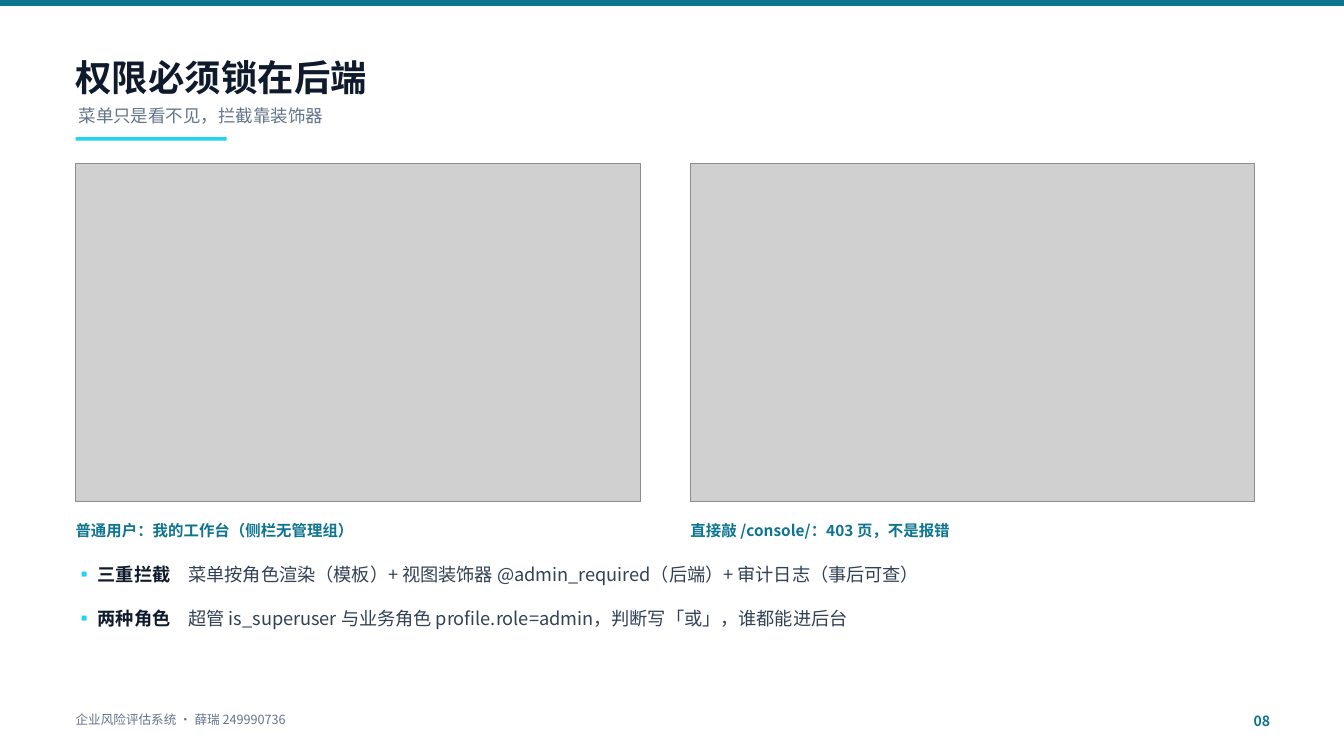
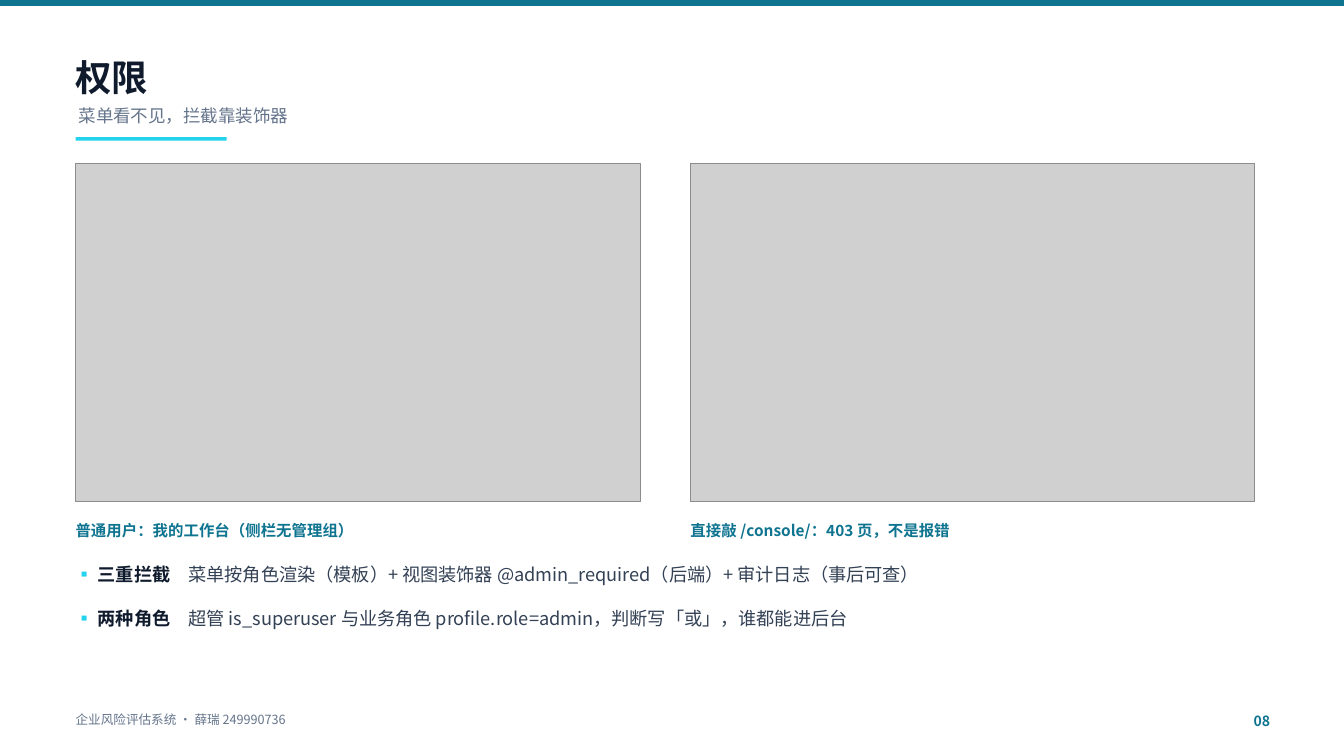
Before and after one commit to pythonlearnerX/enterprise-risk-assessment, a slide deck: slide 8 of 课次/项目17-答辩PPT/企业风险评估系统-答辩汇报-v3.pptx. Drawn at 1344x756 pixels with LibreOffice and Linux fonts; fonts in the diff are those of the drawing; grey boxes stand for pictures. Boxes give left, top, right and bottom in pixels: in the first picture for what was removed or moved away, otherwise in the second. Text is boxed around its words. In the diff, an @@ line names an element or a change of style, - is before the commit and + after.

```diff
--- a/课次/项目17-答辩PPT/企业风险评估系统-答辩汇报-v3.pptx
+++ b/课次/项目17-答辩PPT/企业风险评估系统-答辩汇报-v3.pptx
@@ text at (76,60,149,95): text changed @@
-权限必须锁在后端
+权限
@@ text at (79,107,289,124): text changed @@
-菜单只是看不见，拦截靠装饰器
+菜单看不见，拦截靠装饰器
```
Also in this commit, not shown: 12 other slides changed, 11 other files.
